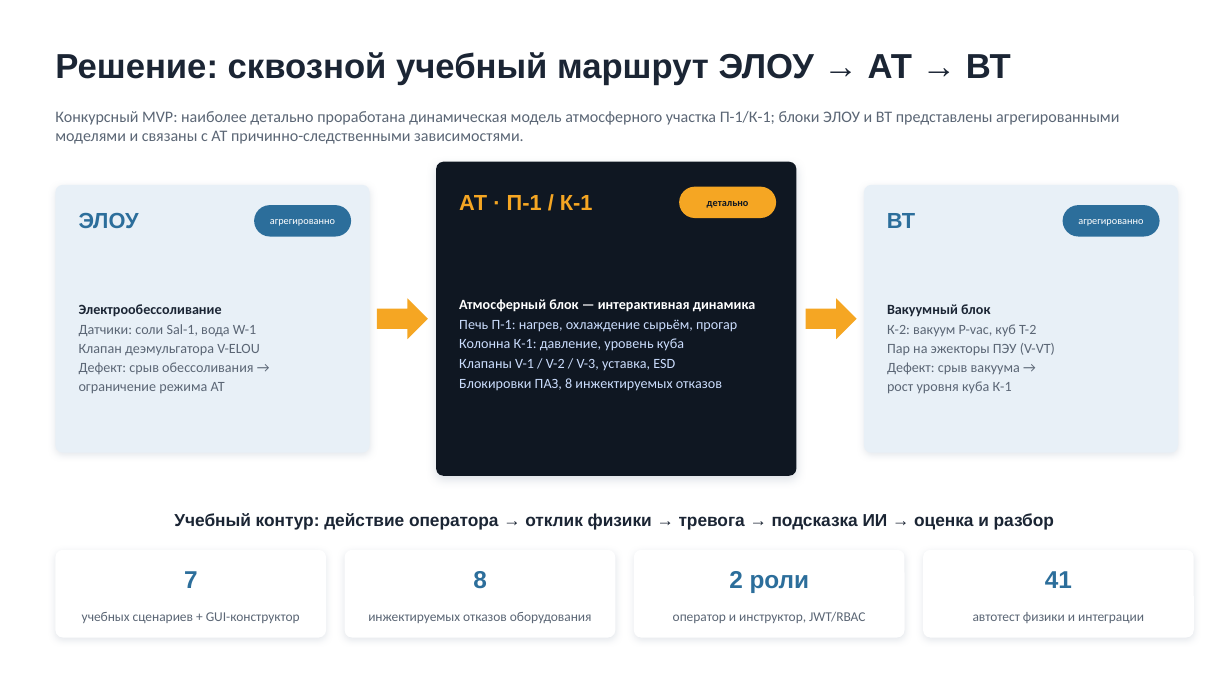
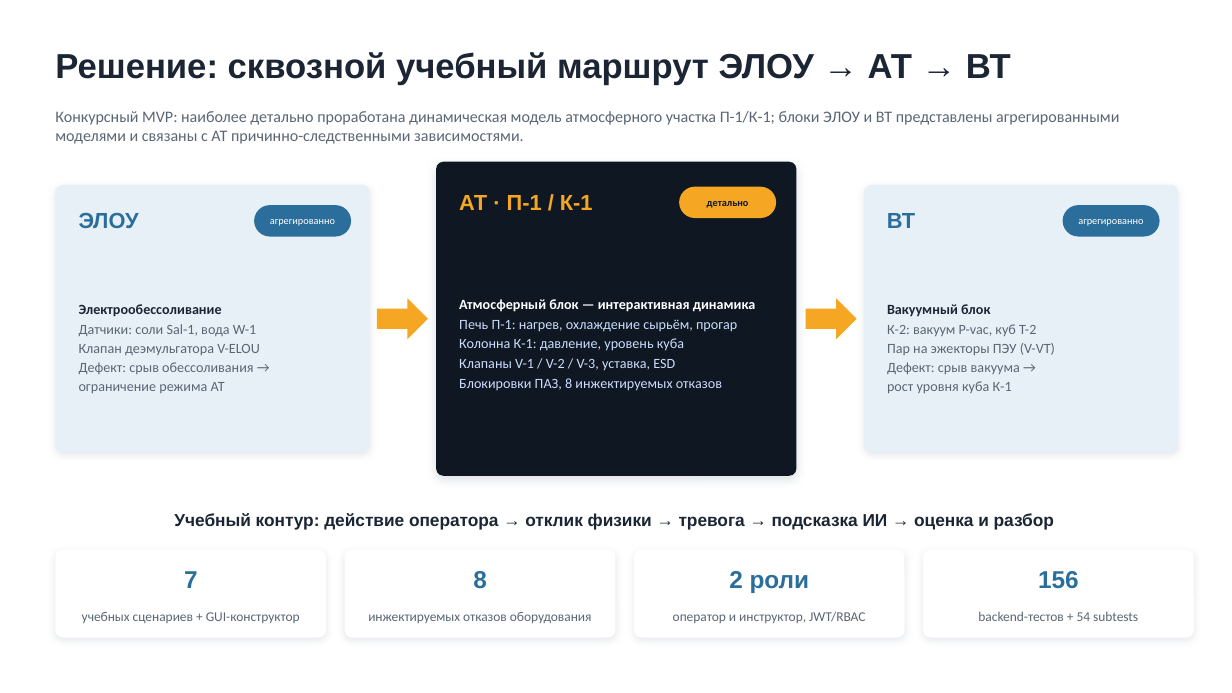
Before and after one commit to Arladnice/elou-avt-smart-tutor, a slide deck: slide 3 of docs/presentations/ELOU_AVT_Smart_Tutor.pptx. Drawn at 1232x693 pixels with LibreOffice and Linux fonts; fonts in the diff are those of the drawing. Boxes give left, top, right and bottom in pixels: in the first picture for what was removed or moved away, otherwise in the second. Text is boxed around its words. In the diff, an @@ line names an element or a change of style, - is before the commit and + after.

```diff
--- a/docs/presentations/ELOU_AVT_Smart_Tutor.pptx
+++ b/docs/presentations/ELOU_AVT_Smart_Tutor.pptx
@@ text at (1038,571,1079,589): text changed @@
-41
+156
@@ text at (978,611,1138,621): text changed @@
-автотест физики и интеграции
+backend-тестов + 54 subtests
```
Also in this commit, not shown: 9 other slides changed, 27 other files.
